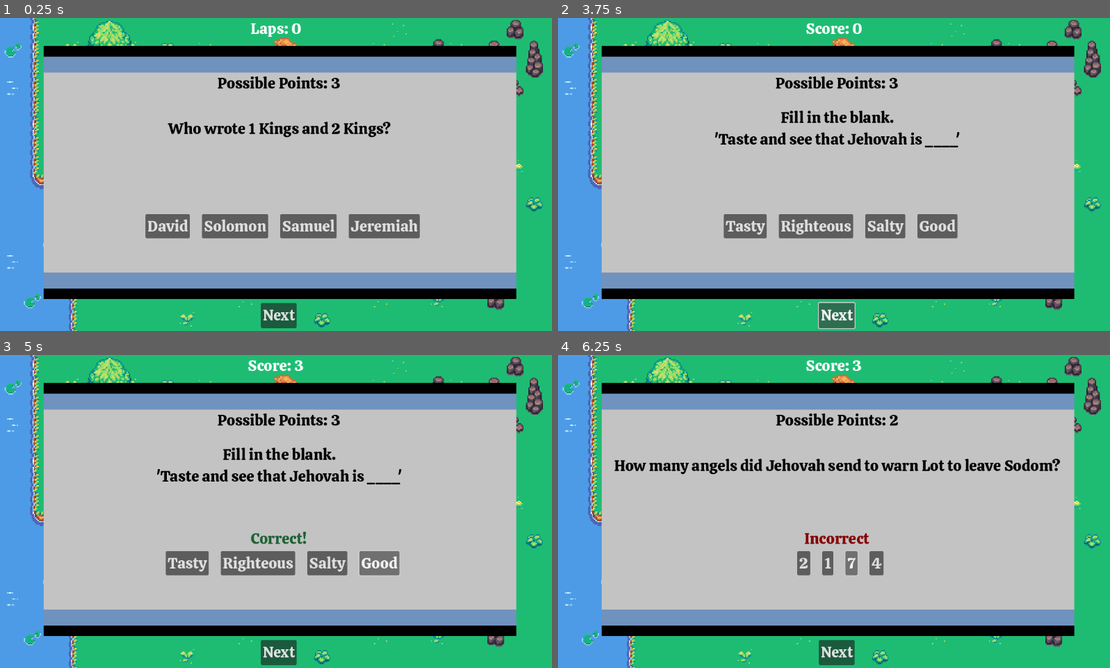
Above: before the commit, frames 1-4 (two rows, left to right).
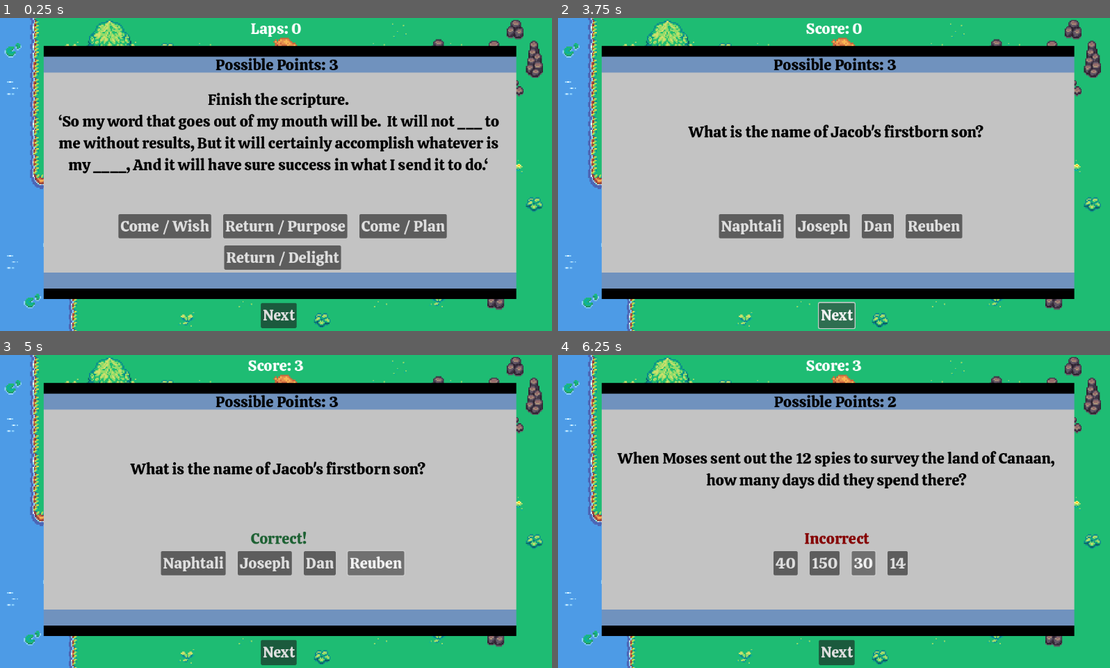
Above: after the commit, the same moments.

Repository: aalexander05/march-around-jericho
Game: Godot game, scene res://board.tscn
The game is run twice, just before and just after one commit, with the same random seed, the same clock (stepped at 60 frames per second) and the same inputs. The engine's default icon, where the game draws it, is replaced by a stand-in: a white triangle on a blue panel in a dark square.
Inputs:
- Up to frame 1 (0.25 s): no input
- Up to frame 2 (3.75 s): click "David" (after the commit: "Come / Wish") at 0.5 s; click "Solomon" (after the commit: "Return / Purpose") at 1.25 s; click "Samuel" (after the commit: "Come / Plan") at 2 s; click "Jeremiah" (after the commit: "Return / Delight") at 2.75 s; click "Next" at 3.5 s
- Up to frame 3 (5 s): click "Good" (after the commit: "Reuben") at 4.25 s
- Up to frame 4 (6.25 s): click "Next" at 5 s; click "7" (after the commit: "30") at 5.75 s

The runs differ from the first frame. In frame 1, 10% of the frame differs, in the area x 10-91%, y 12-81%; in frame 2, 4.6%; in frame 3, 4.6%; in frame 4, 6.1%.

Commit message:
adding more questions

Diff:
--- a/board.tscn
+++ b/board.tscn
@@ -518,6 +518,20 @@
 format = 2
 layer_0/tile_data = PackedInt32Array(65538, 1638400, 10, 131074, 1638400, 11, 196610, 1638400, 12, 65539, 1703936, 10,  …(250 unchanged characters)…
 
+[node name="CityCrumbled1" type="TileMap" parent="."]
+visible = false
+texture_filter = 1
+tile_set = SubResource("TileSet_a4xcf")
+format = 2
+layer_0/tile_data = PackedInt32Array(196604, 1441792, 5, 196605, 1507328, 5, 196606, 1179648, 12, 196607, 1507328, 5, 131072, 1507328, 5, 131073, 1179648, 11, 131074, 1507328, 5, 131075, 1179648, 9, 131076, 1572864, 5, 65533, 1179648, 10, 131069, 1179648, 12, 3, 1179648, 9, 65539, 1179648, 12, 4, 1179648, 11, 65540, 1179648, 11, -65540, 1179648, 10, -4, 1179648, 10, 65532, 1179648, 11, 131068, 1179648, 12, -65539, 1179648, 11, -3, 1179648, 10, -131069, 1179648, 10, -65533, 1179648, 12, -131068, 1179648, 10, -65532, 1179648, 10, -196607, 1179648, 10, -196608, 1179648, 10, -262144, 1179648, 10, -196609, 1179648, 12, -131073, 1179648, 10, -196606, 1179648, 10, -131074, 1179648, 12, -262143, 1179648, 10)
+
+[node name="CityDoorsCrumbled1" type="TileMap" parent="."]
+visible = false
+texture_filter = 1
+tile_set = SubResource("TileSet_a4xcf")
+format = 2
+layer_0/tile_data = PackedInt32Array(65538, 1638400, 10, 131074, 1638400, 11, 196610, 1638400, 12, 65539, 1703936, 10, 131075, 1703936, 11, 65540, 1769472, 10, 131076, 1769472, 11, 196612, 1769472, 12, 131068, 1638400, 10, 196604, 1638400, 11, 262140, 1638400, 12, 131069, 1703936, 10, 196605, 1703936, 11, 131070, 1769472, 10, 196606, 1769472, 11, 262142, 1769472, 12)
+
 [node name="Camera2D" type="Camera2D" parent="."]
 zoom = Vector2(2.5, 2.5)
 
--- a/data.json
+++ b/data.json
@@ -22,7 +22,7 @@
 	"Question": "How big was Noah's ark?",
 	"Other Multiple Choice Answers": [
 	  "800 sq ft",
-	  "big as the titanic"
+	  "As big as the Titanic"
 	],
 	"Correct Answer": "300 cubits long, 50 cubits wide, and 30 cubits high",
 	"Refernece": null
@@ -132,8 +132,10 @@
   },
   "15": {
 	"Question": "Shem and Abraham's lives overlapped.",
-	"Other Multiple Choice Answers": ["FALSE"],
-	"Correct Answer": "TRUE",
+	"Other Multiple Choice Answers": [
+	  "False"
+	],
+	"Correct Answer": "True",
 	"Refernece": "https://wol.jw.org/en/wol/d/r1/lp-e/1200000060#h=6"
   },
   "16": {
@@ -157,7 +159,7 @@
 	"Refernece": "https://wol.jw.org/en/wol/d/r1/lp-e/1200000046#h=4"
   },
   "18": {
-	"Question": "When Achan took from the city of Jerico what \"[belonged] to Jehovah\" (Joshua 6:17), what items did he not take?",
+	"Question": "When Achan took from the city of Jericho what \"[belonged] to Jehovah\" (Joshua 6:17), what items did he not take?",
 	"Other Multiple Choice Answers": [
 	  "A garment from Shinar",
 	  "50-shekel gold bar",
@@ -305,7 +307,7 @@
 	"Refernece": null
   },
   "33": {
-	"Question": "Only three Roman Caesars who were ruling during the period covered by the Christian Greek Scriptures were mentioned by name. Which name is not included among them?",
+	"Question": "Only three Roman Caesars who were ruling during the period covered by the Christian Greek Scriptures were mentioned by name in the Bible. Which name is not included among them?",
 	"Other Multiple Choice Answers": [
 	  "Augustus",
 	  "Tiberius",
@@ -315,7 +317,7 @@
 	"Refernece": "https://wol.jw.org/en/wol/d/r1/lp-e/1200000852"
   },
   "34": {
-	"Question": "How many days did the 12 spies that Moses sent out preview the land?",
+	"Question": "When Moses sent out the 12 spies to survey the land of Canaan, how many days did they spend there?",
 	"Other Multiple Choice Answers": [
 	  "150",
 	  "14",
@@ -396,7 +398,7 @@
 	  "Bees"
 	],
 	"Correct Answer": "Locusts",
-	"Refernece": "Mathew 3:4"
+	"Refernece": "Matthew 3:4"
   },
   "43": {
 	"Question": "How many silver coins did Judas Iscariot receive for betraying Jesus?",
@@ -406,7 +408,7 @@
 	  "2"
 	],
 	"Correct Answer": "30",
-	"Refernece": "Mathew 26:15"
+	"Refernece": "Matthew 26:15"
   },
   "44": {
 	"Question": "What kind of bird brought food to the profit Elijah?",
@@ -425,7 +427,7 @@
 	  "Damascus"
 	],
 	"Correct Answer": "Babel",
-	"Refernece": "Gen 11:9"
+	"Refernece": "Genesis 11:9"
   },
   "46": {
 	"Question": "Adam and Eve used what kind of leaves to make clothes?",
@@ -434,7 +436,7 @@
 	  "Elm tree leaves"
 	],
 	"Correct Answer": "Fig leaves",
-	"Refernece": "Gen 3:7"
+	"Refernece": "Genesis 3:7"
   },
   "47": {
 	"Question": "Which directions were the cherubs posted to guard the garden of Eden?",
@@ -444,7 +446,7 @@
 	  "South"
 	],
 	"Correct Answer": "East",
-	"Refernece": "Gen 3:24"
+	"Refernece": "Genesis 3:24"
   },
   "48": {
 	"Question": "How many angels did Jehovah send to warn Lot to leave Sodom?",
@@ -454,7 +456,7 @@
 	  "7"
 	],
 	"Correct Answer": "2",
-	"Refernece": "Gen 19:1"
+	"Refernece": "Genesis 19:1"
   },
   "49": {
 	"Question": "What color was the stew that Esau sold his birth right for?",
@@ -463,7 +465,7 @@
 	  "The Account Doesn't Say"
 	],
 	"Correct Answer": "Red",
-	"Refernece": "Gen 25:30"
+	"Refernece": "Genesis 25:30"
   },
   "50": {
 	"Question": "What body part was dislocated when Jacob wrestled with an angel?",
@@ -473,13 +475,15 @@
 	  "Knee"
 	],
 	"Correct Answer": "Hip",
-	"Refernece": "Gen 32:25"
+	"Refernece": "Genesis 32:25"
   },
   "51": {
 	"Question": "What did Joseph's brothers do to make Jacob think his son was dead?",
-	"Other Multiple Choice Answers": ["They told him he drank bad wine"],
-	"Correct Answer": "They dipped his coat in goats blood",
-	"Refernece": "Gen 37:31"
+	"Other Multiple Choice Answers": [
+	  "They told him he drank bad wine"
+	],
+	"Correct Answer": "They dipped his coat in goat's blood",
+	"Refernece": "Genesis 37:31"
   },
   "52": {
 	"Question": "Which brother of Joseph's didn't want him killed?",
@@ -488,10 +492,10 @@
 	  "Asher"
 	],
 	"Correct Answer": "Reuben",
-	"Refernece": "Gen 37:22,29"
+	"Refernece": "Genesis 37:22,29"
   },
   "53": {
-	"Question": "Fill in the blank: Matthew 23 : 13 “Woe to you, scribes and Pharisees, _________ because you shut up the Kingdom of the heavens before men; for you yourselves do not go in, neither do you permit those on their way in to go in",
+	"Question": "Fill in the blank. (Matthew 23 : 13)\n\"Woe to you, scribes and Pharisees, ___ because you shut up the Kingdom of the heavens before men...\"",
 	"Other Multiple Choice Answers": [
 	  "Idiots!",
 	  "Morons!"
@@ -537,5 +541,178 @@
 	],
 	"Correct Answer": "Jehovah is your name",
 	"Refernece": "Sing out Joyfully Song 2"
+  },
+  "58": {
+	"Question": "Finish the song. (5 words)\n‘When we preach, when we teach, we have confidence because ___ ____ ___ ____ ___.’",
+	"Other Multiple Choice Answers": [
+	  "You will help us succeed",
+	  "We have prayed for help"
+	],
+	"Correct Answer": "It’s on you we rely",
+	"Refernece": "Song 3"
+  },
+  "59": {
+	"Question": "Fill in the blanks from this kingdom song.\n‘Where could I hide from you, Jehovah,Or be concealed, be hidden from your face?Not in the ____ nor in the highest heaven, Not in the ____ nor in the __ there is no place.’",
+	"Other Multiple Choice Answers": [
+	  "Tomb / Dark / Water",
+	  "Grave / Dark / Ocean",
+	  "Grave / Dark / Light"
+	],
+	"Correct Answer": "Grave / Dark / Sea",
+	"Refernece": "Song 5"
+  },
+  "60": {
+	"Question": "Fill in the blank. \n“We urge you, brothers, to warn the disorderly, speak consolingly to those who are depressed, support the weak, be ____ toward all.”",
+	"Other Multiple Choice Answers": [
+	  "Kind",
+	  "Good",
+	  "Forgiving"
+	],
+	"Correct Answer": "Patient",
+	"Refernece": "1 Thessalonians 5:14"
+  },
+  "61": {
+	"Question": "Fill in the blank from this scripture. \n'Love ‘does not look for its own ___.’",
+	"Other Multiple Choice Answers": [
+	  "Desire",
+	  "Advantage",
+	  "Benefit"
+	],
+	"Correct Answer": "Interest",
+	"Refernece": "1 Corinthians 13:5"
+  },
+  "62": {
+	"Question": "What nationality was the woman Jesus spoke to at the well?",
+	"Other Multiple Choice Answers": [
+	  "Greek",
+	  "Jewish",
+	  "Phoenician"
+	],
+	"Correct Answer": "Samaritan",
+	"Refernece": "John 4 :9"
+  },
+  "63": {
+	"Question": "What book of the Bible had the Ethiopian been reading, when Philip witnessed to him?",
+	"Other Multiple Choice Answers": [
+	  "Matthew",
+	  "Philippians",
+	  "Job"
+	],
+	"Correct Answer": "Isaiah",
+	"Refernece": "Acts 8:30"
+  },
+  "64": {
+	"Question": "Fill in the blank for this song lyric. \n‘Jehovah, our ____, Our strength and our might,Your name we make known Both day and night.’",
+	"Other Multiple Choice Answers": [
+	  "Friend",
+	  "God"
+	],
+	"Correct Answer": "Rock",
+	"Refernece": "Song 7"
+  },
+  "65": {
+	"Question": "Fill in the blank for this song lyric. \n‘Jehovah is our refuge, Our God in whom we trust. His ____ is our shelter; Remain in it we must.’",
+	"Other Multiple Choice Answers": [
+	  "Word, Love, Name"
+	],
+	"Correct Answer": "Shadow",
+	"Refernece": "Song 8"
+  },
+  "66": {
+	"Question": "Fill in the blank for this song lyric. \n‘Let the heavens rejoice, Let the ____ joyful be, For Jehovah has become our King!’",
+	"Other Multiple Choice Answers": [
+	  "People",
+	  "World",
+	  "Meek"
+	],
+	"Correct Answer": "Earth",
+	"Refernece": "Song 9"
+  },
+  "67": {
+	"Question": "How many fruitage of the spirit are there?",
+	"Other Multiple Choice Answers": [
+	  "7",
+	  "8",
+	  "10"
+	],
+	"Correct Answer": "9",
+	"Refernece": "Galations 5:22,23"
+  },
+  "68": {
+	"Question": "Fill in the blank. (Galatians 6:9)\n'So let us not give up in doing what is fine, for in due time we will reap if we do not ___ out.'",
+	"Other Multiple Choice Answers": [
+	  "Give",
+	  "Poop"
+	],
+	"Correct Answer": "Tire",
+	"Refernece": "Galations 6:9"
+  },
+  "69": {
+	"Question": "Complete the scripture. (Proverbs 14:12)\n’There is a way that seems right to a man, But in the end it leads to ____.’",
+	"Other Multiple Choice Answers": [
+	  "Trouble",
+	  "Tacos",
+	  "Unrighteousnesses"
+	],
+	"Correct Answer": "Death",
+	"Refernece": "Proverbs 14:12"
+  },
+  "70": {
+	"Question": "Complete the scripture. (Proverbs 14:15)\n‘The ____ person believes every word, But the shrewd one ponders each step.’",
+	"Other Multiple Choice Answers": [
+	  "Stupid",
+	  "Wicked",
+	  "Unrighteous"
+	],
+	"Correct Answer": "Naïve",
+	"Refernece": "Proverbs 14:15"
+  },
+  "71": {
+	"Question": "Complete the scripture. (Proverbs 14:17)\n‘The one who is quick to anger acts foolishly, But the man who thinks things out is ____.’",
+	"Other Multiple Choice Answers": [
+	  "Wise",
+	  "Kind",
+	  "Mild"
+	],
+	"Correct Answer": "Hated",
+	"Refernece": "Proverbs 14:17"
+  },
+  "72": {
+	"Question": "Fill in the blank. \n‘... Jehovah’s angel appeared to Joseph in a dream, saying Get up, take the young child and his mother and flee to ____, and stay there until I give you word, for Herod is about to search for the young child to kill him.’",
+	"Other Multiple Choice Answers": [
+	  "Bethlehem",
+	  "Nazareth",
+	  "Fiji"
+	],
+	"Correct Answer": "Egypt",
+	"Refernece": "Matthew 2:13"
+  },
+  "73": {
+	"Question": "Finish the scripture.\n‘So my word that goes out of my mouth will be.  It will not ___ to me without results, But it will certainly accomplish whatever is my ____, And it will have sure success in what I send it to do.‘",
+	"Other Multiple Choice Answers": [
+	  "Come / Wish",
+	  "Return / Purpose",
+	  "Come / Plan"
+	],
+	"Correct Answer": "Return / Delight",
+	"Refernece": "Isaiah 55:11"
+  },
+  "74": {
+	"Question": "Finish the scripture. (2 words)\n‘They will not cause any harm Or any ruin in all my __ ___, Because the earth will certainly be filled with the knowledge of Jehovah As the waters cover the sea.’",
+	"Other Multiple Choice Answers": [
+	  "Paradise earth",
+	  "Restored land"
+	],
+	"Correct Answer": "Holy Mountain",
+	"Refernece": "Isaiah 11:9"
+  },
+  "75": {
+	"Question": "Finish the scripture. \n‘A ____ will grow out of the stump of ___, And a sprout from his roots will bear fruit.’",
+	"Other Multiple Choice Answers": [
+	  "Limb / Trees",
+	  "Branch / David"
+	],
+	"Correct Answer": "Twig / Jesse",
+	"Refernece": "Isaiah 11:1"
   }
 }
--- a/ui.tscn
+++ b/ui.tscn
@@ -31,14 +31,16 @@
 [node name="QuestionDisplay" type="Label" parent="MarginContainer/NinePatchRect"]
 custom_minimum_size = Vector2(0.615, 0)
 layout_mode = 2
-offset_left = 9.0
-offset_top = 58.0
-offset_right = 968.0
-offset_bottom = 284.0
+offset_left = 7.0
+offset_top = 62.0
+offset_right = 966.0
+offset_bottom = 295.0
 theme_override_colors/font_color = Color(0, 0, 0, 1)
 theme_override_fonts/font = ExtResource("3_4mbla")
 theme_override_font_sizes/font_size = 32
-text = "This is where the question text will go. This is where the question text will go. This is where the question text will go. "
+text = "This is where the question text will go. This is where the question text will go. This is where the question text will go.
+This is where the question text will go.
+This is where the question text will go. "
 horizontal_alignment = 1
 vertical_alignment = 1
 autowrap_mode = 2
@@ -116,10 +118,10 @@
 [node name="PossiblePoints" type="Label" parent="MarginContainer/NinePatchRect"]
 custom_minimum_size = Vector2(0.615, 0)
 layout_mode = 2
-offset_left = 8.0
-offset_top = 56.0
-offset_right = 968.0
-offset_bottom = 98.0
+offset_left = 4.0
+offset_top = 18.0
+offset_right = 964.0
+offset_bottom = 60.0
 theme_override_colors/font_color = Color(0, 0, 0, 1)
 theme_override_fonts/font = ExtResource("3_4mbla")
 theme_override_font_sizes/font_size = 32
